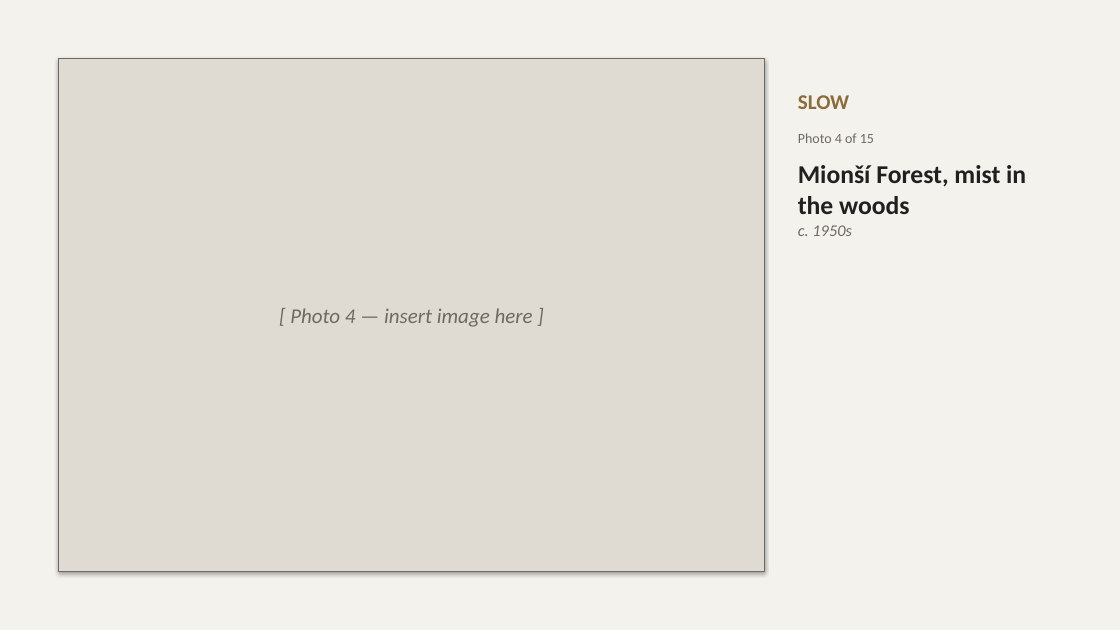
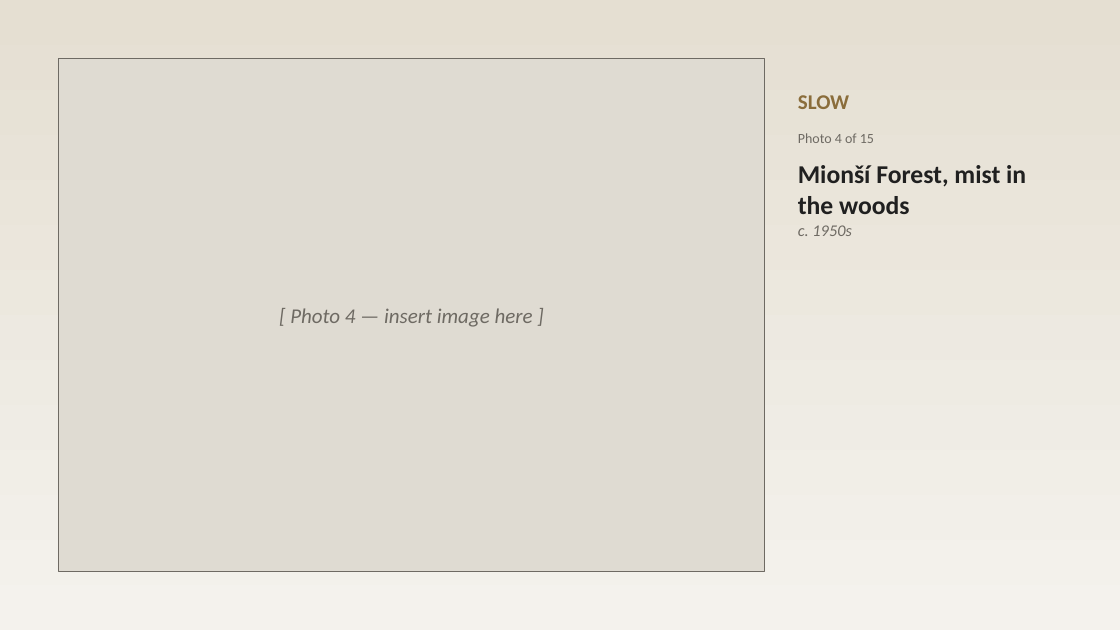
Before and after one commit to LU-Chuanyu/photography-presentation, a slide deck: slide 8 of Josef-Sudek-Presentation.pptx (slide 7 before the commit). Drawn at 1120x630 pixels with LibreOffice and Linux fonts; fonts in the diff are those of the drawing. Boxes give left, top, right and bottom in pixels: in the first picture for what was removed or moved away, otherwise in the second. Text is boxed around its words. In the diff, an @@ line names an element or a change of style, - is before the commit and + after.

```diff
--- a/Josef-Sudek-Presentation.pptx
+++ b/Josef-Sudek-Presentation.pptx
@@ background #F4F2ED to gradient #F4F2ED to #E5DFD2 @@
@@ rectangle "[ Photo 4 — insert ..." at <box>59,59,765,571</box>: shadow off @@
```
Also in this commit, not shown: 20 other slides changed, 1 slide added, 2 other files.
